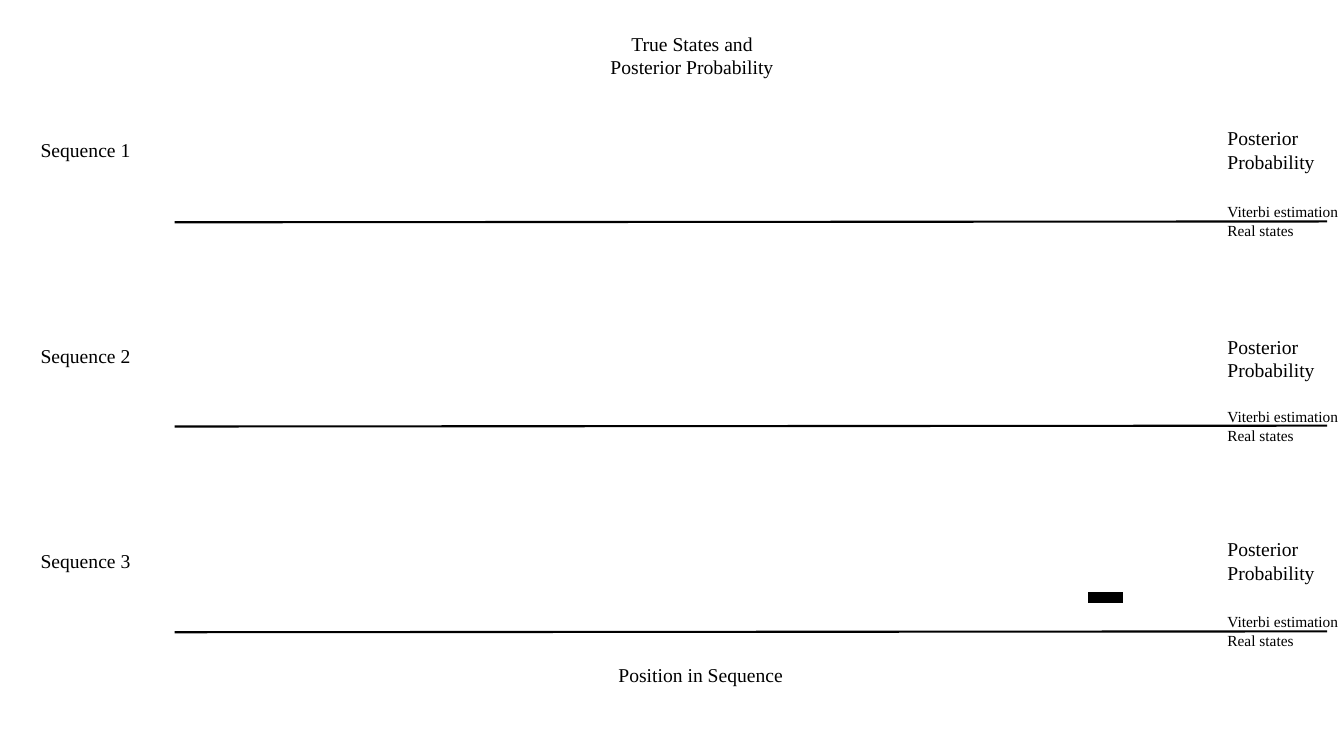
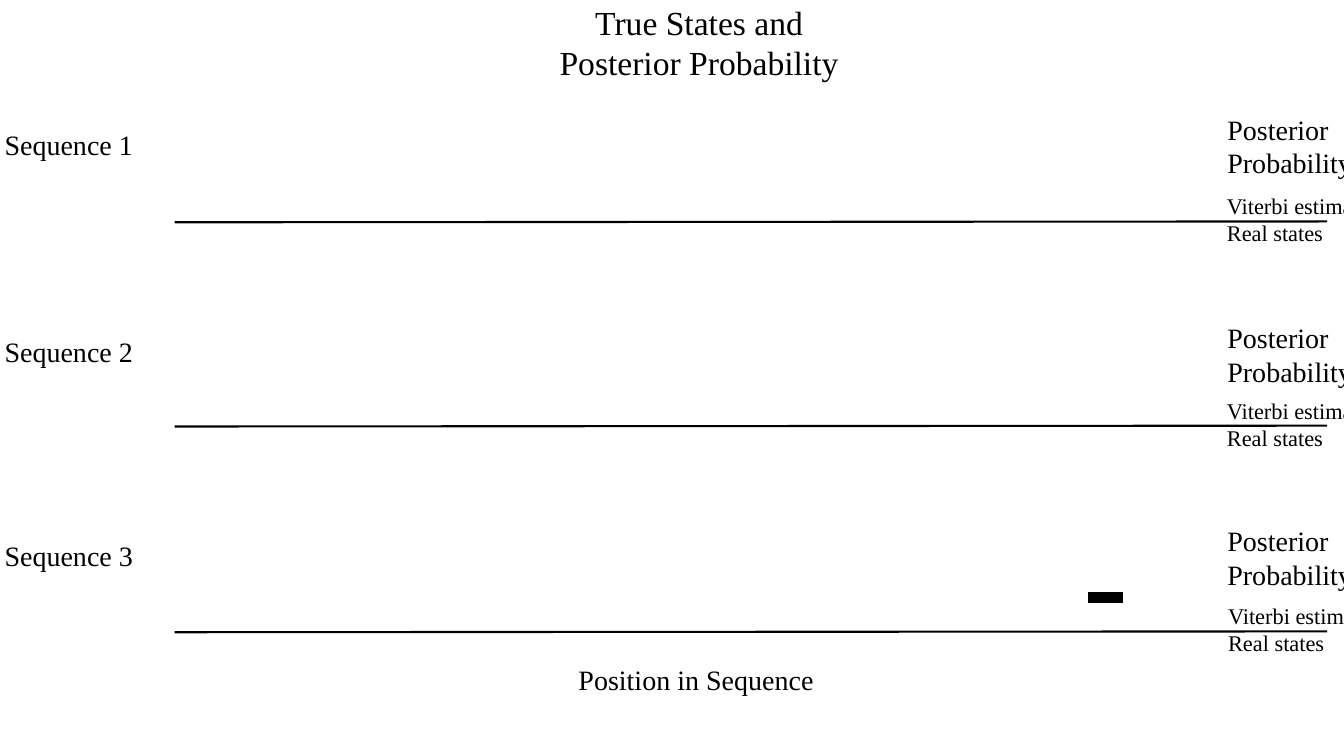
Before and after one commit to David-Taub/HOP-HMM, a slide deck: slide 7 of Help/Figures3.pptx. Drawn at 1344x756 pixels with LibreOffice and Linux fonts; fonts in the diff are those of the drawing; background and template pictures are left out. Boxes give left, top, right and bottom in pixels: in the first picture for what was removed or moved away, otherwise in the second. Text is boxed around its words. In the diff, an @@ line names an element or a change of style, - is before the commit and + after.

```diff
--- a/Help/Figures3.pptx
+++ b/Help/Figures3.pptx
@@ text "True States and Posterior Probability": place and size @@
-text "True States and Posterior Probability" at [610,37,773,79]
+text "True States and Posterior Probability" at [560,11,838,81]
@@ text "True States and Posterior Probability" at [560,11,838,81]: size 14 to 24 pt @@
@@ text "Sequence 1": place and size @@
-text "Sequence 1" at [41,144,131,162]
+text "Sequence 1" at [5,136,133,160]
@@ text "Posterior Probability": place and size @@
-text "Posterior Probability" at [1227,132,1314,174]
+text "Posterior Probability" at [1227,121,1344,179]
@@ size 11 to 16 pt in 3 elements at [1227,403,1323,447], [1219,605,1344,654], [1217,195,1344,244] @@
@@ rectangle "Viterbi estimation Real states": place and size @@
-rectangle "Viterbi estimation Real states" at [1227,206,1338,236]
+rectangle "Viterbi estimation Real states" at [1217,195,1344,244]
@@ text "Sequence 2": place and size @@
-text "Sequence 2" at [41,350,131,368]
+text "Sequence 2" at [5,343,133,367]
@@ size 14 to 20 pt in 7 elements at [1227,532,1344,590], [1227,121,1344,179], [5,343,133,367], [5,547,133,572], [5,136,133,160], [578,671,813,695], [1218,325,1344,385] @@
@@ rectangle "Posterior Probability": place and size @@
-rectangle "Posterior Probability" at [1227,341,1314,382]
+rectangle "Posterior Probability" at [1218,325,1344,385]
@@ text "Sequence 3": place and size @@
-text "Sequence 3" at [41,555,131,573]
+text "Sequence 3" at [5,547,133,572]
@@ text "Posterior Probability": place and size @@
-text "Posterior Probability" at [1227,543,1314,585]
+text "Posterior Probability" at [1227,532,1344,590]
@@ rectangle "Viterbi estimation Real states": place and size @@
-rectangle "Viterbi estimation Real states" at [1227,616,1338,646]
+rectangle "Viterbi estimation Real states" at [1219,605,1344,654]
@@ text "Position in Sequence": place and size @@
-text "Position in Sequence" at [618,669,783,687]
+text "Position in Sequence" at [578,671,813,695]
```
Also in this commit, not shown: 3 other slides changed, 7 other files.
